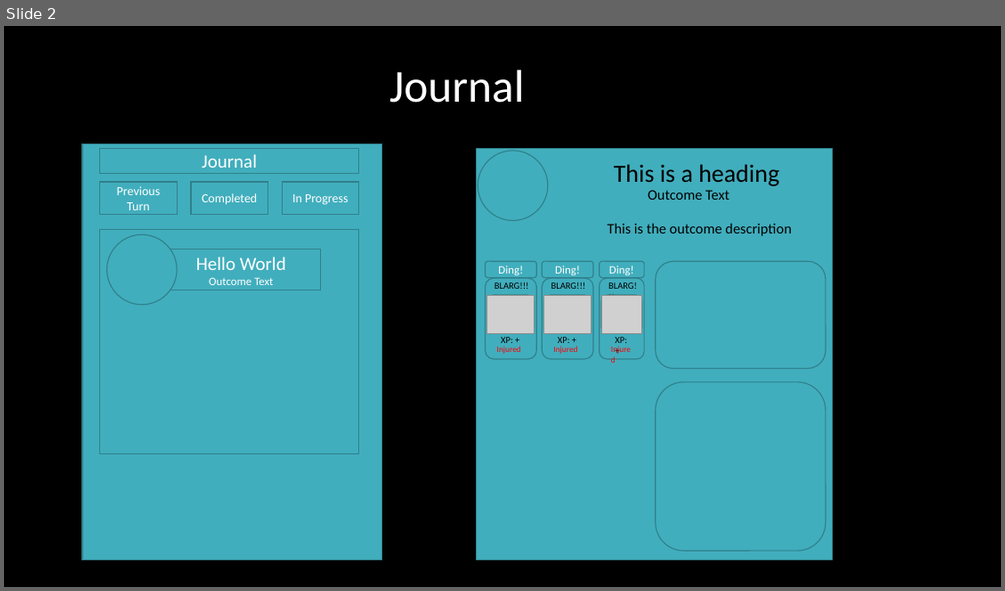
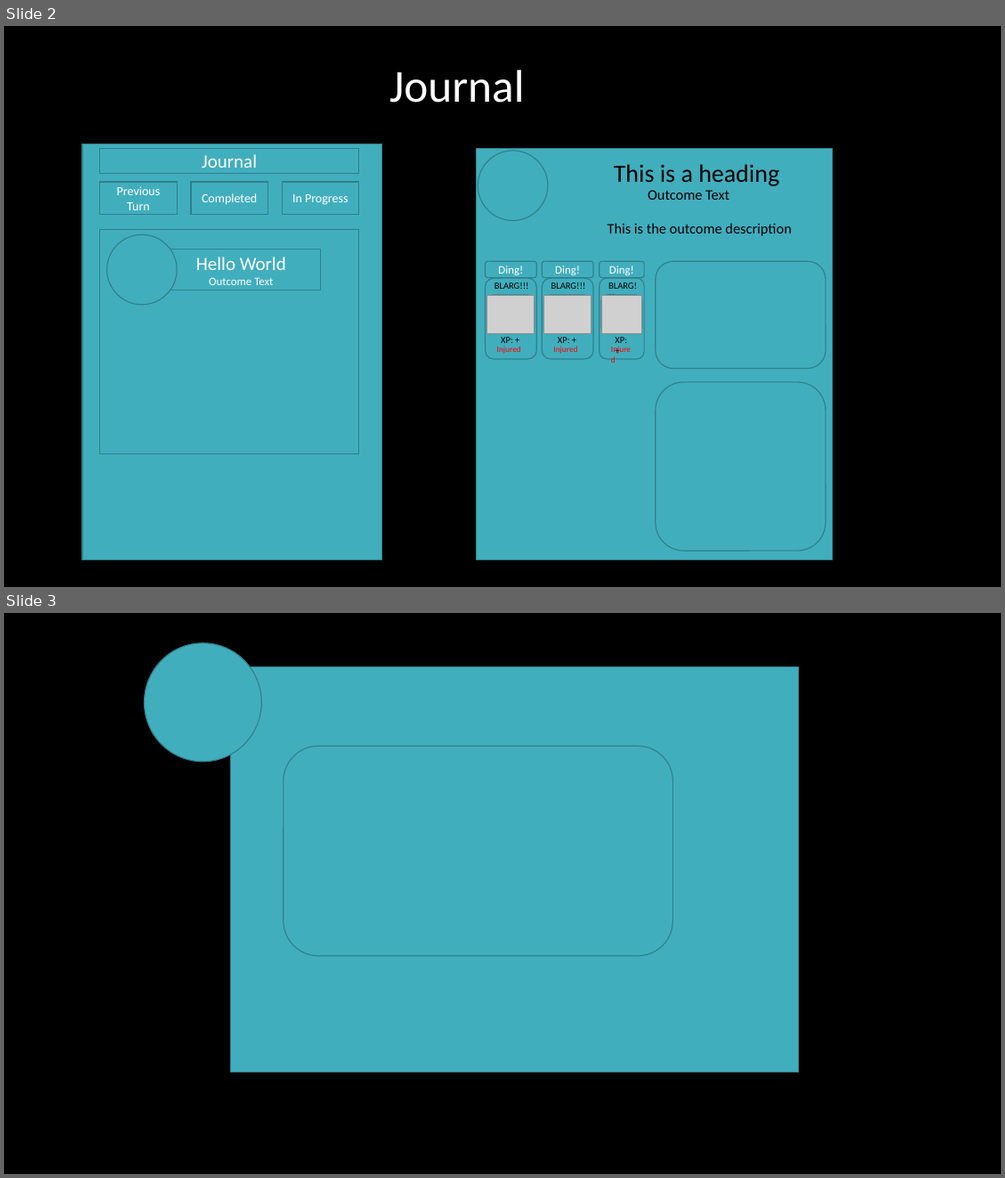
Before and after one commit to Lekonia/Documents, a slide deck: Wireframe.pptx. Shown one above the other, each under a label of ours: slide 2 before the commit, slides 2 and 3 after it. The pictures are 1005x591 and 1005x1178 pixels, drawn with LibreOffice and Linux fonts; fonts in the diff are those of the drawing; grey boxes stand for pictures; background and template pictures are left out. Boxes give left, top, right and bottom in pixels: in the first picture for what was removed or moved away, otherwise in the second. Text is boxed around its words. In the diff, an @@ line names an element or a change of style, - is before the commit and + after.

```diff
--- a/Wireframe.pptx
+++ b/Wireframe.pptx
@@ slide 3 added at (4, 613, 1001, 1174), background picture (left out) @@
@@ ellipse added at (145, 643, 262, 761), fill #41AEBD, outline #30818C 1 pt @@
@@ rectangle added at (231, 666, 799, 1072), fill #41AEBD, outline #30818C 1 pt @@
@@ rounded rectangle added at (283, 747, 673, 957), fill #41AEBD, outline #30818C 1 pt @@
```
Also in this commit, not shown: 6 other files.
